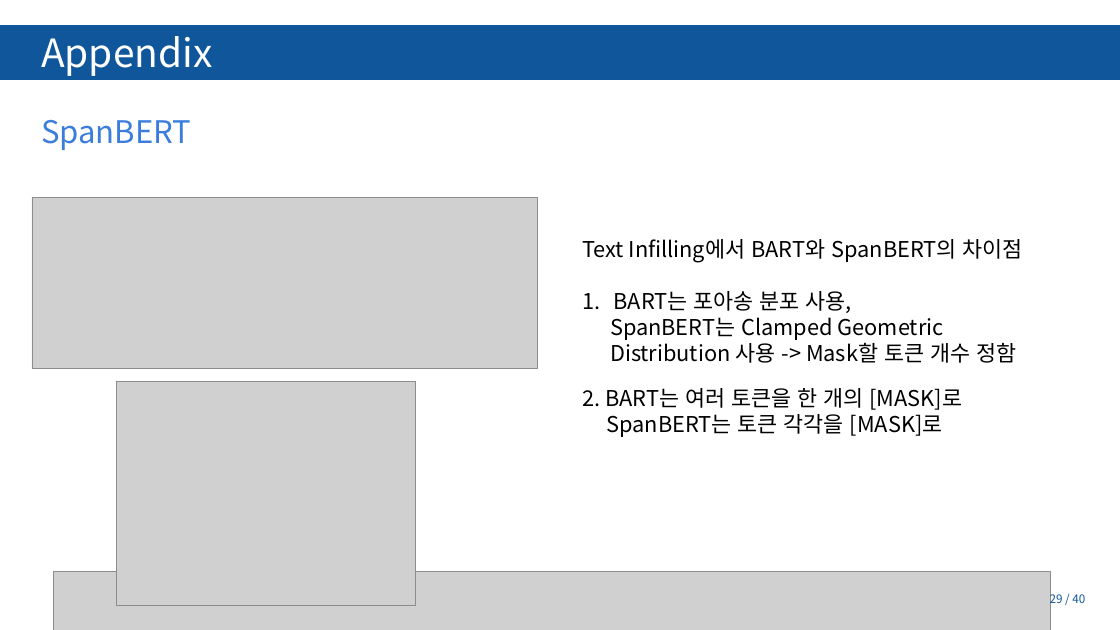
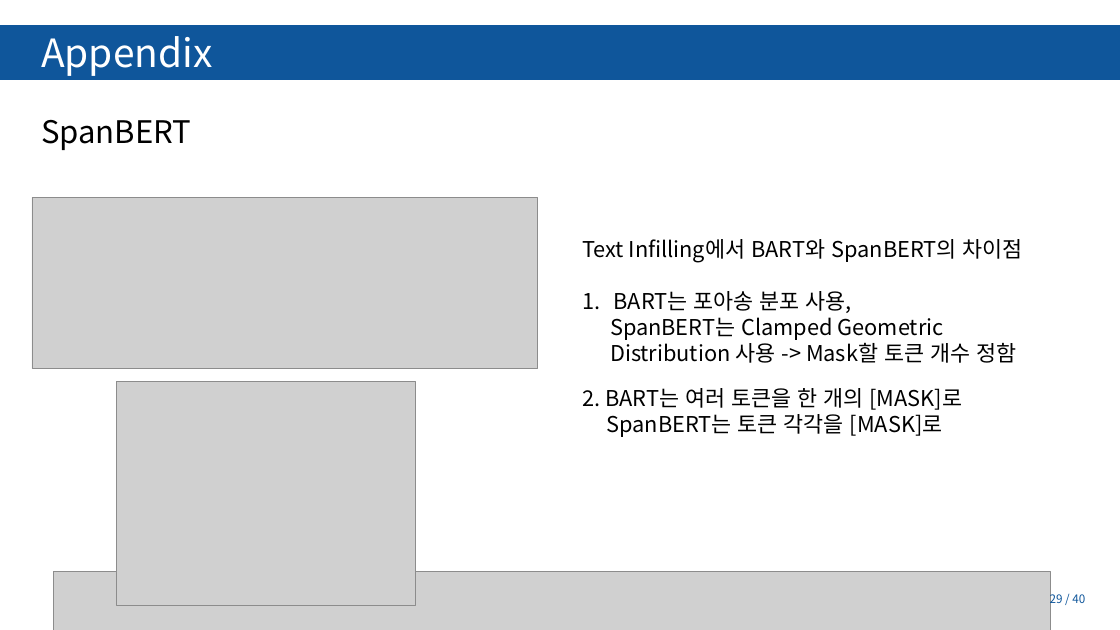
Before and after one commit to Tiabet/Paper-for-ML-DL, a slide deck: slide 29 of 세미나/BART_김정현.pptx. Drawn at 1120x630 pixels with LibreOffice and Linux fonts; fonts in the diff are those of the drawing; grey boxes stand for pictures; background and template pictures are left out. Boxes give left, top, right and bottom in pixels: in the first picture for what was removed or moved away, otherwise in the second. Text is boxed around its words. In the diff, an @@ line names an element or a change of style, - is before the commit and + after.

```diff
--- a/세미나/BART_김정현.pptx
+++ b/세미나/BART_김정현.pptx
@@ text "SpanBERT" at [41, 120, 191, 150]: text colour #3B7DDD to #000000 @@
```
Also in this commit, not shown: 13 other slides changed, 1 slide added, 1 slide removed, 6 other files.
